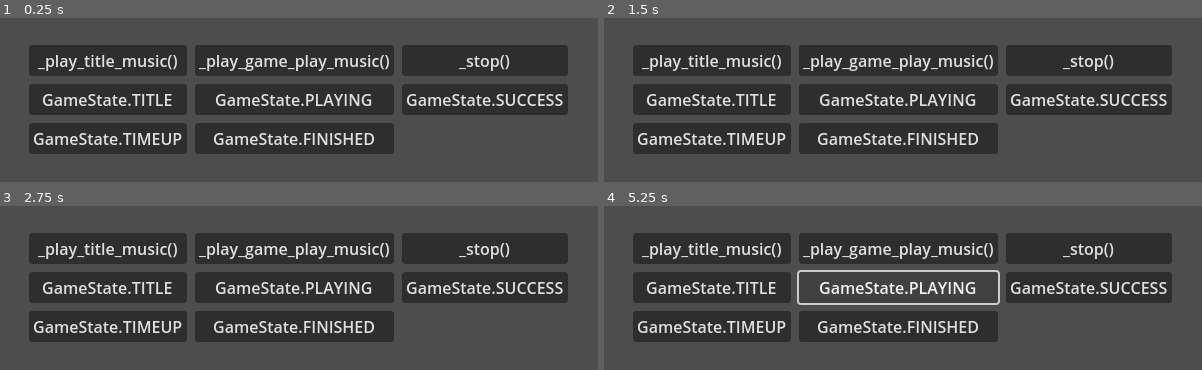
Above: before the commit, frames 1-4 (two rows, left to right).
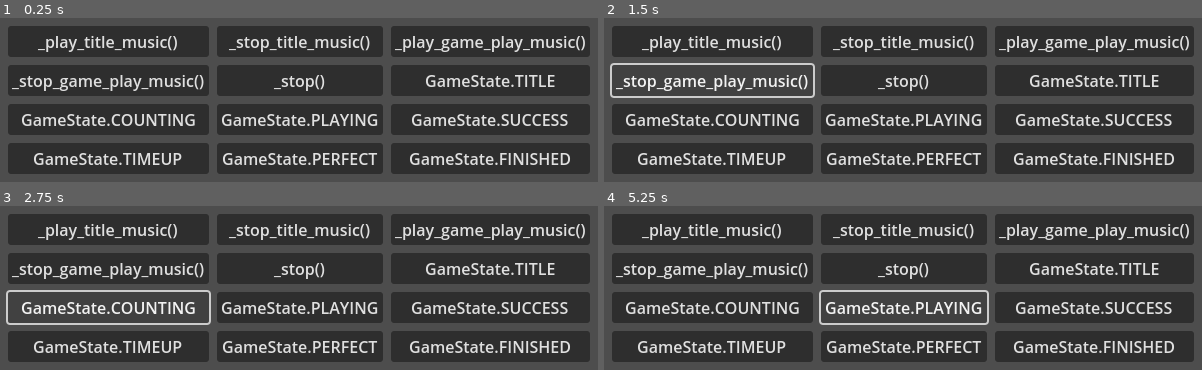
Above: after the commit, the same moments.

Repository: ozbonus/super_word_smash
Game: Godot game, scene res://tests/music_service_test.tscn
The game is run twice, just before and just after one commit, with the same random seed, the same clock (stepped at 60 frames per second) and the same inputs. This scene is started directly instead of the project's main scene.
Inputs (mouse positions are in pixels of both pictures, inside the frame that each line leads up to):
- Up to frame 1 (0.25 s): no input
- Up to frame 2 (1.5 s): click (903, 40) at 0.5 s, where only the run after the commit has a clickable "_stop_title_music()"; click (711, 80) at 1.25 s, where only the run after the commit has a clickable "_stop_game_play_music()"
- Up to frame 3 (2.75 s): click (107, 307) at 2 s, where only the run after the commit has a clickable "GameState.COUNTING"
- Up to frame 4 (5.25 s): click (903, 347) at 2.75 s, where only the run after the commit has a clickable "GameState.PERFECT"; click "_stop()" at 3.5 s; click "GameState.TITLE" at 4.25 s; click "GameState.PLAYING" at 5 s

The runs differ from the first frame. In frame 1, 54% of the frame differs, in the area x 1-99%, y 4-96%; in frame 2, 53%; in frame 3, 53%; in frame 4, 53%.
Error in both runs: Invalid access to property or key '_on_time_up' on a base object of type 'Node (game_state_service.gd)'. (res://services/timer_service.gd:32)

Commit message:
Handle new states.

Diff:
--- a/services/music_service.gd
+++ b/services/music_service.gd
@@ -47,17 +47,27 @@
 		game_play_music.stop()
 
 
+## Stop all track immediately.
+func _stop() -> void:
+	if title_music.playing:
+		title_music.stop()
+	if game_play_music.playing:
+		game_play_music.stop()
+
+
 func _on_game_state_changed(state: Constants.GameState) -> void:
 	match state:
 		Constants.GameState.TITLE:
 			_play_title_music()
+		Constants.GameState.COUNTING:
+			_stop_title_music()
 		Constants.GameState.PLAYING:
-			await _stop_title_music()
 			_play_game_play_music()
 		Constants.GameState.SUCCESS:
 			pass
 		Constants.GameState.TIMEUP:
-			_stop_title_music()
+			_stop_game_play_music()
+		Constants.GameState.PERFECT:
 			_stop_game_play_music()
 		Constants.GameState.FINISHED:
 			_play_title_music()
--- a/tests/music_service_test.gd
+++ b/tests/music_service_test.gd
@@ -1,32 +1,49 @@
 extends Node
 
 @onready var play_title_music_button: Button = %PlayTitleMusicButton
+@onready var stop_title_music_button: Button = %StopTitleMusicButton
 @onready var play_game_play_music_button: Button = %PlayGamePlayMusicButton
+@onready var stop_game_play_music_button: Button = %StopGamePlayMusicButton
 @onready var stop_button: Button = %StopButton
 @onready var game_state_title_button: Button = %GameStateTitleButton
+@onready var game_state_counting_button: Button = %GameStateCountingButton
 @onready var game_state_playing_button: Button = %GameStatePlayingButton
 @onready var game_state_success_button: Button = %GameStateSuccessButton
 @onready var game_state_timeup_button: Button = %GameStateTimeupButton
+@onready var game_state_perfect_button: Button = %GameStatePerfectButton
 @onready var game_state_finished_button: Button = %GameStateFinishedButton
 
 
 func _ready():
 	play_title_music_button.pressed.connect(_on_play_title_music_button_pressed)
+	stop_title_music_button.pressed.connect(_on_stop_title_music_button_pressed)
 	play_game_play_music_button.pressed.connect(_on_play_game_play_music_button_pressed)
+	stop_game_play_music_button.pressed.connect(_on_stop_game_play_music_button_pressed)
 	stop_button.pressed.connect(_on_stop_button_pressed)
 	game_state_title_button.pressed.connect(_on_game_state_title_button_pressed)
+	game_state_counting_button.pressed.connect(_on_game_state_counting_button_pressed)
 	game_state_playing_button.pressed.connect(_on_game_state_playing_button_pressed)
 	game_state_success_button.pressed.connect(_on_game_state_success_button_pressed)
 	game_state_timeup_button.pressed.connect(_on_game_state_timeup_button_pressed)
+	game_state_perfect_button.pressed.connect(_on_game_state_perfect_button_pressed)
 	game_state_finished_button.pressed.connect(_on_game_state_finished_button_pressed)
+
 
 
 func _on_play_title_music_button_pressed():
 	MusicService._play_title_music()
 
 
+func _on_stop_title_music_button_pressed():
+	MusicService._stop_title_music()
+
+
 func _on_play_game_play_music_button_pressed():
 	MusicService._play_game_play_music()
+
+
+func _on_stop_game_play_music_button_pressed():
+	MusicService._stop_game_play_music()
 
 
 func _on_stop_button_pressed():
@@ -35,6 +52,10 @@
 
 func _on_game_state_title_button_pressed():
 	GameStateService.game_state.emit(Constants.GameState.TITLE)
+
+
+func _on_game_state_counting_button_pressed():
+	GameStateService.game_state.emit(Constants.GameState.COUNTING)
 
 
 func _on_game_state_playing_button_pressed():
@@ -49,5 +70,9 @@
 	GameStateService.game_state.emit(Constants.GameState.TIMEUP)
 
 
+func _on_game_state_perfect_button_pressed():
+	GameStateService.game_state.emit(Constants.GameState.PERFECT)
+
+
 func _on_game_state_finished_button_pressed():
 	GameStateService.game_state.emit(Constants.GameState.FINISHED)
--- a/tests/music_service_test.tscn
+++ b/tests/music_service_test.tscn
@@ -24,10 +24,20 @@
 layout_mode = 2
 text = "_play_title_music()"
 
+[node name="StopTitleMusicButton" type="Button" parent="CenterContainer/GridContainer"]
+unique_name_in_owner = true
+layout_mode = 2
+text = "_stop_title_music()"
+
 [node name="PlayGamePlayMusicButton" type="Button" parent="CenterContainer/GridContainer"]
 unique_name_in_owner = true
 layout_mode = 2
 text = "_play_game_play_music()"
+
+[node name="StopGamePlayMusicButton" type="Button" parent="CenterContainer/GridContainer"]
+unique_name_in_owner = true
+layout_mode = 2
+text = "_stop_game_play_music()"
 
 [node name="StopButton" type="Button" parent="CenterContainer/GridContainer"]
 unique_name_in_owner = true
@@ -38,6 +48,11 @@
 unique_name_in_owner = true
 layout_mode = 2
 text = "GameState.TITLE"
+
+[node name="GameStateCountingButton" type="Button" parent="CenterContainer/GridContainer"]
+unique_name_in_owner = true
+layout_mode = 2
+text = "GameState.COUNTING"
 
 [node name="GameStatePlayingButton" type="Button" parent="CenterContainer/GridContainer"]
 unique_name_in_owner = true
@@ -54,6 +69,11 @@
 layout_mode = 2
 text = "GameState.TIMEUP"
 
+[node name="GameStatePerfectButton" type="Button" parent="CenterContainer/GridContainer"]
+unique_name_in_owner = true
+layout_mode = 2
+text = "GameState.PERFECT"
+
 [node name="GameStateFinishedButton" type="Button" parent="CenterContainer/GridContainer"]
 unique_name_in_owner = true
 layout_mode = 2
